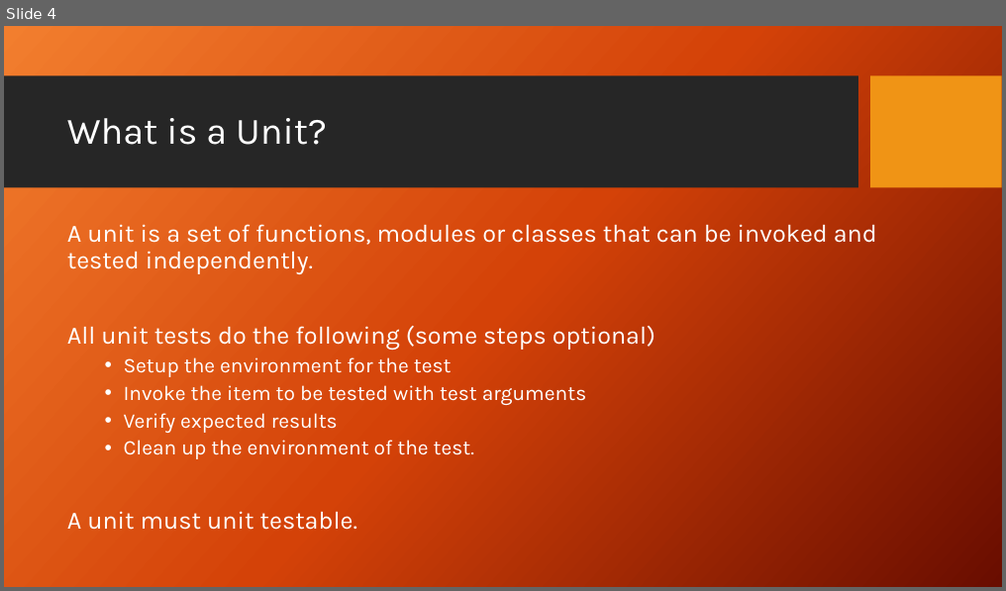
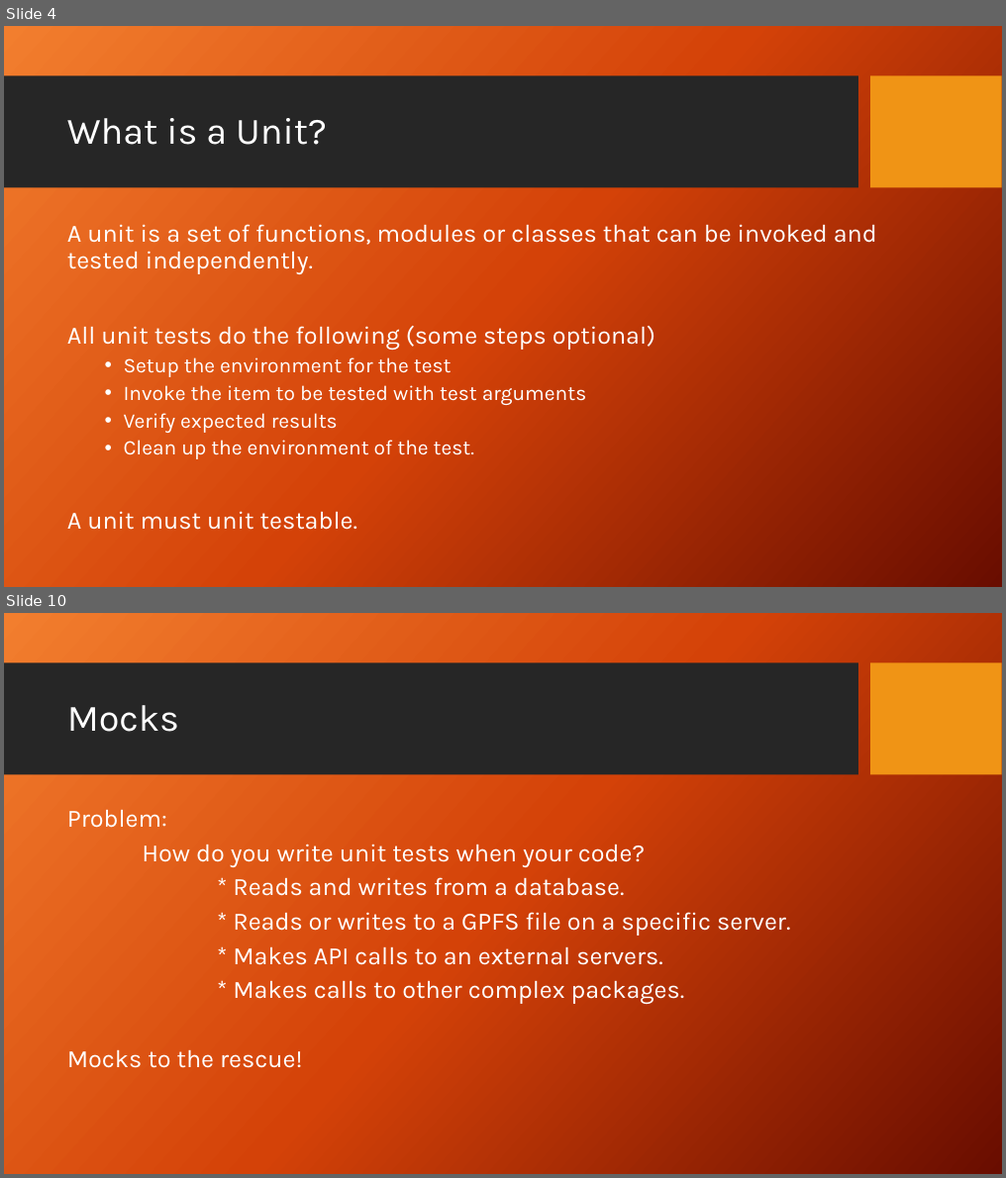
Before and after one commit to PrincetonUniversity/software_testing, a slide deck: UnitTestingSlides.pptx. Shown one above the other, each under a label of ours: slide 4 before the commit, slides 4 and 10 after it; the slides between them are not shown. The pictures are 1006x591 and 1006x1178 pixels, drawn with LibreOffice and Linux fonts; fonts in the diff are those of the drawing; background and template pictures are left out. Boxes give left, top, right and bottom in pixels: in the first picture for what was removed or moved away, otherwise in the second. Text is boxed around its words. In the diff, an @@ line names an element or a change of style, - is before the commit and + after.

```diff
--- a/UnitTestingSlides.pptx
+++ b/UnitTestingSlides.pptx
@@ slide 10 added at (x1=4, y1=613, x2=1002, y2=1174), background picture (left out); not listed: 2 template elements that a slide beside it also shows @@
@@ title added at (x1=67, y1=705, x2=179, y2=732), 36 pt, text #FFFFFF @@
+Mocks
@@ text added at (x1=67, y1=809, x2=790, y2=1068), 24 pt, text #FFFFFF @@
+Problem:
+How do you write unit tests when your code?
+* Reads and writes from a database.
+* Reads or writes to a GPFS file on a specific server.
+* Makes API calls to an external servers.
+* Makes calls to other complex packages.
+Mocks to the rescue!
```
Also in this commit, not shown: 3 slides changed, 6 other slides added.
